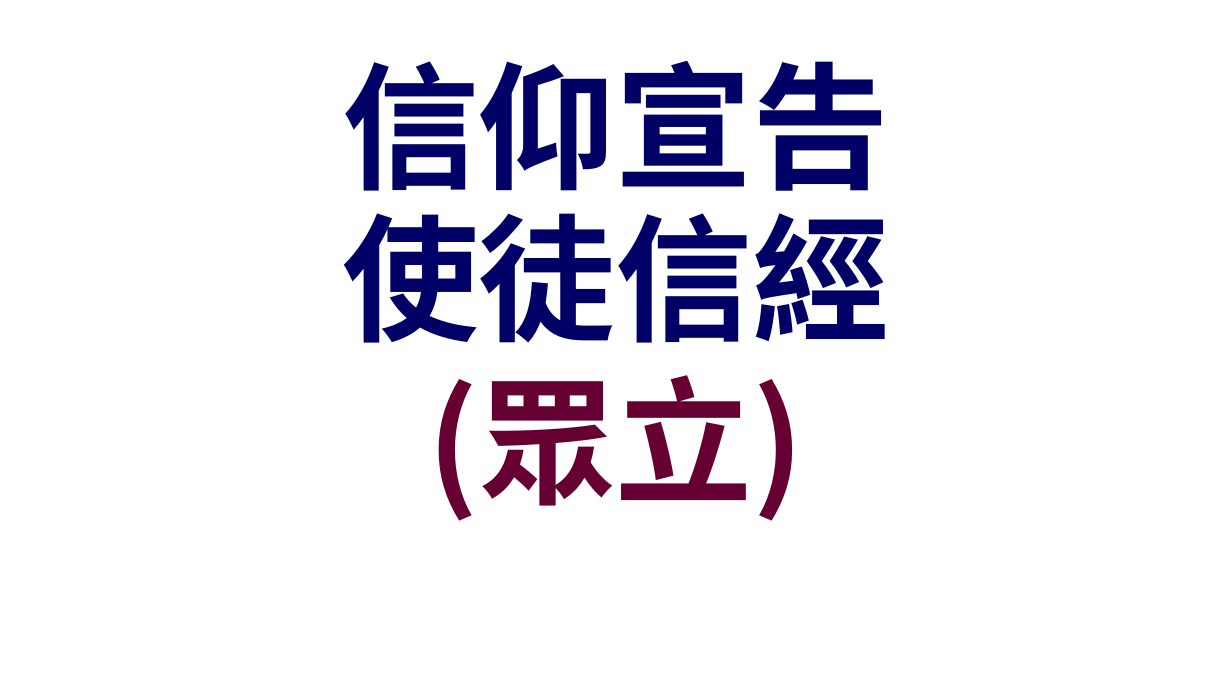
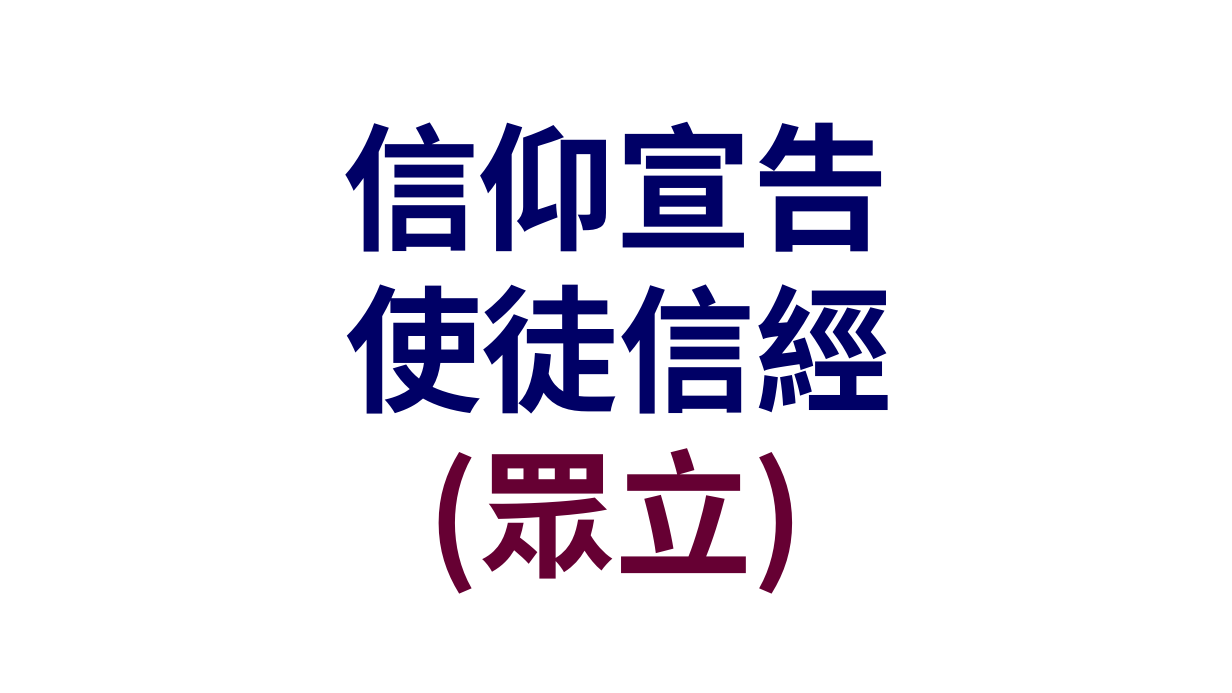
Before and after one commit to batisuoc/other-ppts, a slide deck: slide 7 of 崇拜流程.pptx. Drawn at 1232x693 pixels with LibreOffice and Linux fonts; fonts in the diff are those of the drawing; background and template pictures are left out. Boxes give left, top, right and bottom in pixels: in the first picture for what was removed or moved away, otherwise in the second. Text is boxed around its words. In the diff, an @@ line names an element or a change of style, - is before the commit and + after.

Commit message:
Update titles position

```diff
--- a/崇拜流程.pptx
+++ b/崇拜流程.pptx
@@ text "信仰宣告": place and size @@
-text "信仰宣告" at bbox=[342, 61, 890, 191]
+text "信仰宣告" at bbox=[342, 122, 890, 252]
@@ title "使徒信經" rewrapped from bbox=[342, 190, 890, 343] to bbox=[345, 284, 893, 414] @@
@@ text "(眾立)": place and size @@
-text "(眾立)" at bbox=[427, 375, 804, 521]
+text "(眾立)" at bbox=[427, 448, 804, 594]
```
Also in this commit, not shown: 12 other slides changed.
